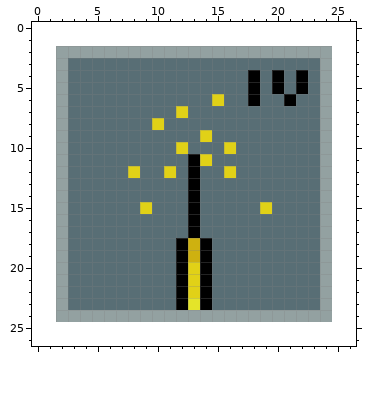
Pixel-art file: Assets/Art/Sprites/Tree/MiningIcon4.aseprite. The picture above is the old version.
23x23 pixels, 1 frame. The old version is drawn lined up with the new one, on the new canvas.
After the commit:
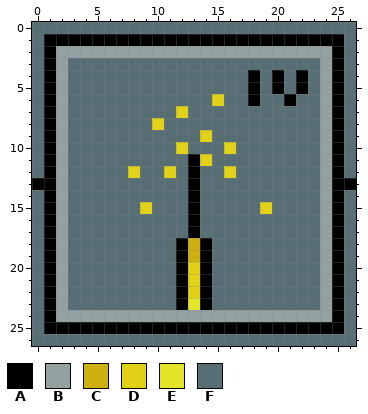
Palette (. is transparent): A #000000  B #93a1a1  C #ceb110  D #e1d117  E #e4e429  F #586e75
What changed:
{"change": "canvas 23x23 -> 27x27, the old top-left corner now at 2,2"}
{"y":0,"x":0,"old":"...........................","new":"FFFFFFFFFFFFFFFFFFFFFFFFFFF"}
{"y":1,"x":0,"old":"...........................","new":"FAAAAAAAAAAAAAAAAAAAAAAAAAF"}
{"y":2,"x":0,"old":"..","new":"FA"}
{"y":2,"x":25,"old":"..","new":"AF"}
{"y":3,"x":0,"old":"..","new":"FA"}
{"y":3,"x":25,"old":"..","new":"AF"}
{"y":4,"x":0,"old":"..","new":"FA"}
{"y":4,"x":25,"old":"..","new":"AF"}
{"y":5,"x":0,"old":"..","new":"FA"}
{"y":5,"x":25,"old":"..","new":"AF"}
{"y":6,"x":0,"old":"..","new":"FA"}
{"y":6,"x":25,"old":"..","new":"AF"}
{"y":7,"x":0,"old":"..","new":"FA"}
{"y":7,"x":25,"old":"..","new":"AF"}
{"y":8,"x":0,"old":"..","new":"FA"}
{"y":8,"x":25,"old":"..","new":"AF"}
{"y":9,"x":0,"old":"..","new":"FA"}
{"y":9,"x":25,"old":"..","new":"AF"}
{"y":10,"x":0,"old":"..","new":"FA"}
{"y":10,"x":25,"old":"..","new":"AF"}
{"y":11,"x":0,"old":"..","new":"FA"}
{"y":11,"x":25,"old":"..","new":"AF"}
{"y":12,"x":0,"old":"..","new":"FA"}
{"y":12,"x":25,"old":"..","new":"AF"}
{"y":13,"x":0,"old":"..","new":"AA"}
{"y":13,"x":25,"old":"..","new":"AA"}
{"y":14,"x":0,"old":"..","new":"FA"}
{"y":14,"x":25,"old":"..","new":"AF"}
{"y":15,"x":0,"old":"..","new":"FA"}
{"y":15,"x":25,"old":"..","new":"AF"}
{"y":16,"x":0,"old":"..","new":"FA"}
{"y":16,"x":25,"old":"..","new":"AF"}
{"y":17,"x":0,"old":"..","new":"FA"}
{"y":17,"x":25,"old":"..","new":"AF"}
{"y":18,"x":0,"old":"..","new":"FA"}
{"y":18,"x":25,"old":"..","new":"AF"}
{"y":19,"x":0,"old":"..","new":"FA"}
{"y":19,"x":25,"old":"..","new":"AF"}
{"y":20,"x":0,"old":"..","new":"FA"}
{"y":20,"x":25,"old":"..","new":"AF"}
{"y":21,"x":0,"old":"..","new":"FA"}
{"y":21,"x":25,"old":"..","new":"AF"}
{"y":22,"x":0,"old":"..","new":"FA"}
{"y":22,"x":25,"old":"..","new":"AF"}
{"y":23,"x":0,"old":"..","new":"FA"}
{"y":23,"x":25,"old":"..","new":"AF"}
{"y":24,"x":0,"old":"..","new":"FA"}
{"y":24,"x":25,"old":"..","new":"AF"}
{"y":25,"x":0,"old":"...........................","new":"FAAAAAAAAAAAAAAAAAAAAAAAAAF"}
{"y":26,"x":0,"old":"...........................","new":"FFFFFFFFFFFFFFFFFFFFFFFFFFF"}
